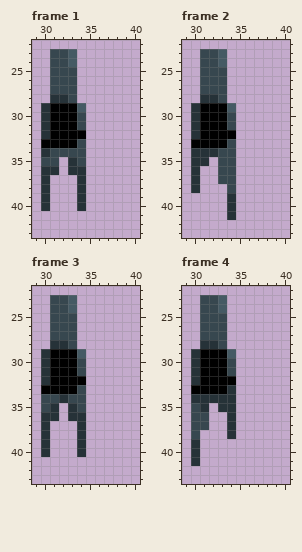
A pixel-art file gets an edit: sprites/enemies/swat/swat-rundown.aseprite. The picture above is the old version.
64x64 pixels, 4 frames. Shown: frame 1: x 29..40, y 22..43; frame 2: x 29..40, y 22..43; frame 3: x 29..40, y 22..43; frame 4: x 29..40, y 22..43.
After the commit:
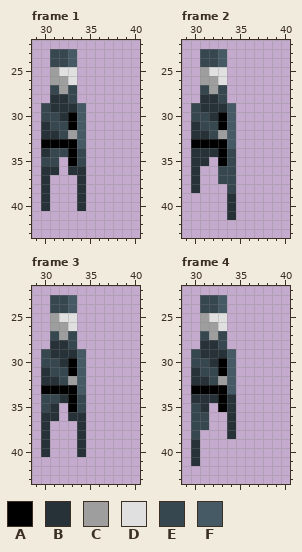
Palette (. is transparent): A #000000  B #263238  C #9e9e9e  D #e0e0e0  E #37474f  F #455a64
Difference:
Frame 1:
Colour A replaces colour B in row 35 at x 33.
Colour A replaces colour E in row 34 at x 33.
Colour B replaces colour A in row 29 at x 31 to 33; in row 30 at x 32; in row 32 at x 31.
Colour C replaces colour A in row 32 at x 33.
Colour C replaces colour E in row 25 at x 31; in row 26 at x 31 to 32; in row 27 at x 32.
Colour D replaces colour E in row 25 at x 32 to 33; in row 26 at x 33.
Colour E replaces colour A in row 30 at x 31; in row 31 at x 31 to 32; in row 32 at x 32.
Colour E replaces colour B in rows 29 to 30 at x 30.
Colour F replaces colour A in row 32 at x 34.
Colour F replaces colour E in rows 30 to 31 at x 34; in row 33 at x 34.
Frame 2:
Colour A replaces colour E in rows 34 to 35 at x 33.
Colour B replaces colour A in row 29 at x 31 to 33; in row 30 at x 32; in row 32 at x 31.
Colour C replaces colour A in row 32 at x 33.
Colour C replaces colour E in row 25 at x 31; in row 26 at x 31 to 32; in row 27 at x 32.
Colour D replaces colour E in row 25 at x 32 to 33; in row 26 at x 33.
Colour E replaces colour A in row 30 at x 31; in row 31 at x 31 to 32; in row 32 at x 32.
Colour E replaces colour B in rows 29 to 30 at x 30.
Colour F replaces colour A in row 32 at x 34.
Colour F replaces colour E in rows 30 to 31 at x 34; in row 33 at x 34.
Frame 3: the same change as frame 1
Frame 4:
Colour A replaces colour B in rows 34 to 35 at x 33.
Colour B replaces colour A in row 29 at x 31 to 33; in row 30 at x 32; in row 32 at x 31.
Colour C replaces colour A in row 32 at x 33.
Colour C replaces colour E in row 25 at x 31; in row 26 at x 31 to 32; in row 27 at x 32.
Colour D replaces colour E in row 25 at x 32 to 33; in row 26 at x 33.
Colour E replaces colour A in row 30 at x 31; in row 31 at x 31 to 32; in row 32 at x 32.
Colour E replaces colour B in rows 29 to 30 at x 30.
Colour F replaces colour A in row 32 at x 34.
Colour F replaces colour B in row 33 at x 34.
Colour F replaces colour E in rows 30 to 31 at x 34.
